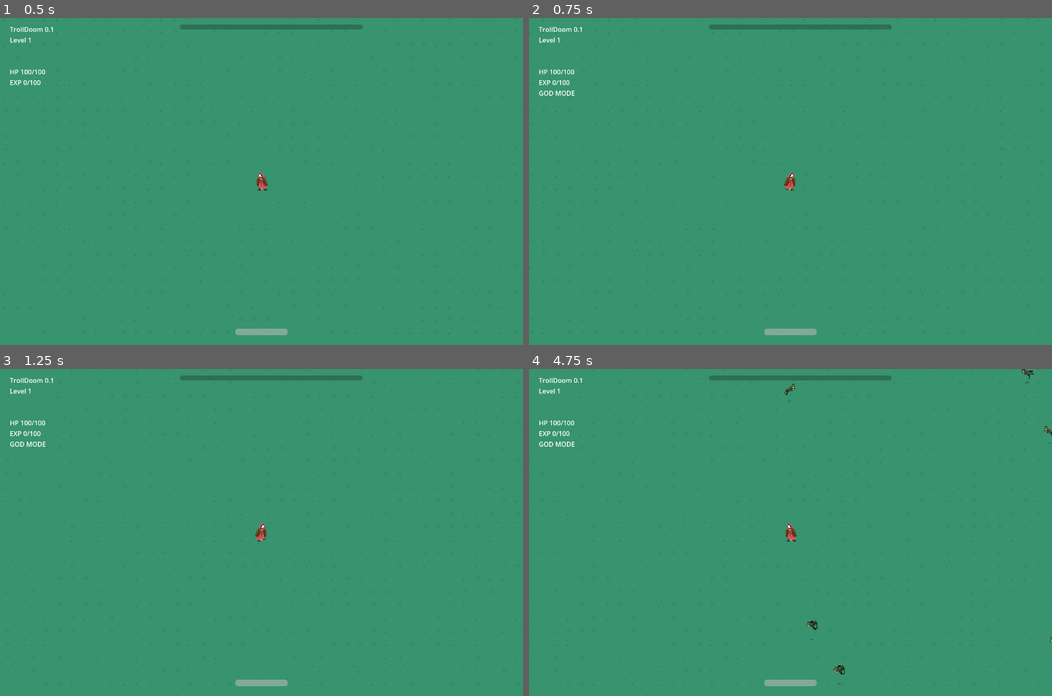
Above: before the commit, frames 1-4 (two rows, left to right).
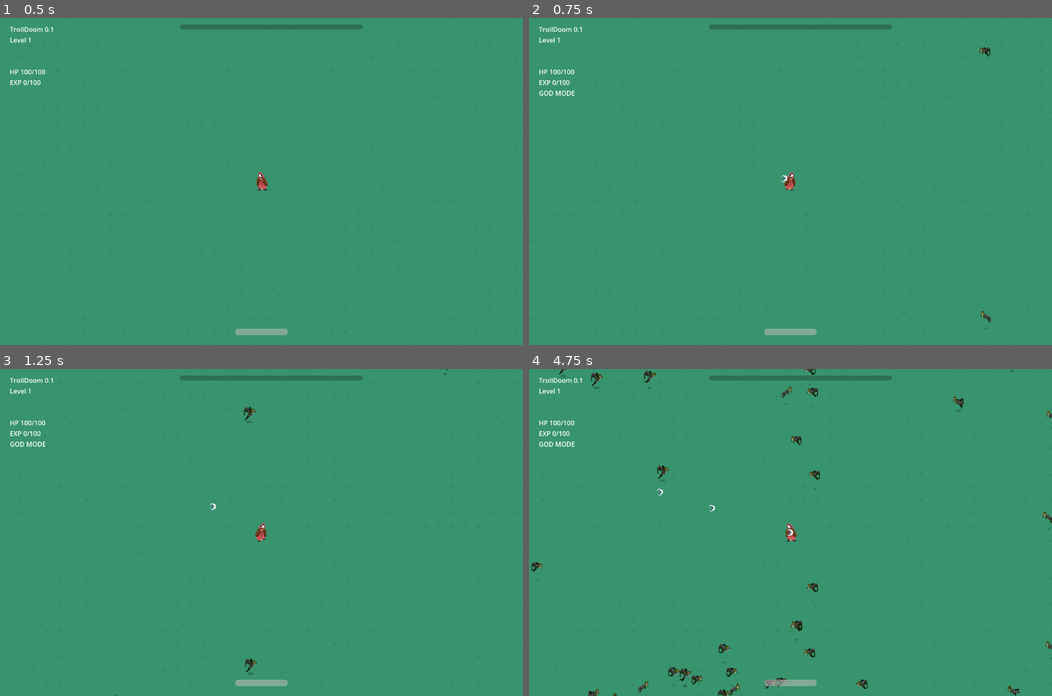
Above: after the commit, the same moments.

Repository: milestone-dev/ld55
Game: Godot game, scene res://scenes/main.tscn
The game is run twice, just before and just after one commit, with the same random seed, the same clock (stepped at 60 frames per second) and the same inputs.
Inputs (mouse positions are in pixels of both pictures, inside the frame that each line leads up to):
- Up to frame 1 (0.5 s): no input
- Up to frame 2 (0.75 s): tap Enter at 0.5 s; move the mouse to (905, 165) at 0.52 s; hold D (move_right) from 0.53 s (still down); tap M (dev_godmode) at 0.6 s; click (905, 165) at 0.67 s
- Up to frame 3 (1.25 s): keep holding D (move_right); tap Space at 0.77 s
- Up to frame 4 (4.75 s): release D (move_right) at 1.25 s; drag from (685, 548) to (790, 532) at 1.27 s; move the mouse to (842, 460) at 2.02 s; hold D (move_right) 2.03-2.75 s; tap M (dev_godmode) at 2.1, 3.6 s; click (842, 460) at 2.17 s; drag from (764, 597) to (633, 483) at 2.77 s; move the mouse to (947, 581) at 3.52 s; hold A (move_left) 3.53-4.25 s; click (947, 581) at 3.67 s; tap Space at 3.77 s; drag from (633, 483) to (790, 532) at 4.27 s

Frame 1 is identical in both runs. In frame 2, less than 0.1% of the frame differs, in the area x 48-89%, y 9-96%; in frame 3, 0.1%; in frame 4, 1.3%, in the area x 0-100%, y 0-100%.

Commit message:
Tweak projectile

Diff:
--- a/scenes/main.tscn
+++ b/scenes/main.tscn
@@ -115,6 +115,7 @@
 script = ExtResource("1_ppxc1")
 player = NodePath("Player")
 mob_scene = ExtResource("4_qe38e")
+max_mobs = 50
 
 [node name="TileMap" type="TileMap" parent="."]
 texture_filter = 1
@@ -123,7 +124,7 @@
 layer_0/tile_data = PackedInt32Array(-1245220, 327680, 0, -1179684, 131072, 0, -1114148, 131072, 0, -1048612, 262144, 0 …(245773 unchanged characters)…
 
 [node name="MobSpawnTimer" type="Timer" parent="."]
-wait_time = 0.5
+wait_time = 0.1
 autostart = true
 
 [node name="Player" parent="." instance=ExtResource("3_ft68t")]
--- a/scenes/player.tscn
+++ b/scenes/player.tscn
@@ -1,8 +1,9 @@
-[gd_scene load_steps=22 format=3 uid="uid://de8jmpdoukjsq"]
+[gd_scene load_steps=23 format=3 uid="uid://de8jmpdoukjsq"]
 
 [ext_resource type="Script" path="res://scripts/player.gd" id="1_bb4be"]
 [ext_resource type="PackedScene" uid="uid://blnvvm8f071dv" path="res://scenes/casting_ui.tscn" id="2_6xmc5"]
 [ext_resource type="Texture2D" uid="uid://dqris1g4qyf60" path="res://assets/sprites/HERO.png" id="2_56rh0"]
+[ext_resource type="PackedScene" uid="uid://dxxp6lhv44dw1" path="res://scenes/projectile.tscn" id="2_oojk5"]
 [ext_resource type="PackedScene" uid="uid://c50c2o4r2knhr" path="res://scenes/hud.tscn" id="4_n0tr4"]
 
 [sub_resource type="CircleShape2D" id="CircleShape2D_so115"]
@@ -181,6 +182,7 @@
 sprite = NodePath("BaseSprite")
 casting_ui = NodePath("CanvasLayer/CastingUI")
 hud = NodePath("CanvasLayer/HUD")
+projectile_scene = ExtResource("2_oojk5")
 animation_tree = NodePath("BaseSprite/AnimationTree")
 
 [node name="CollisionShape2D" type="CollisionShape2D" parent="."]
--- a/scenes/projectile.tscn
+++ b/scenes/projectile.tscn
@@ -1,15 +1,19 @@
-[gd_scene load_steps=3 format=3 uid="uid://dxxp6lhv44dw1"]
+[gd_scene load_steps=4 format=3 uid="uid://dxxp6lhv44dw1"]
 
 [ext_resource type="Texture2D" uid="uid://dqhl11ois83nq" path="res://assets/sprites/projectile_basic.png" id="1_vvbgl"]
 [ext_resource type="Script" path="res://scripts/projectile.gd" id="2_76x72"]
 
-[node name="Projectile" type="Sprite2D"]
+[sub_resource type="CircleShape2D" id="CircleShape2D_qil6e"]
+
+[node name="Projectile" type="Sprite2D" node_paths=PackedStringArray("area")]
 texture_filter = 1
 texture = ExtResource("1_vvbgl")
 script = ExtResource("2_76x72")
+area = NodePath("Area2D")
 
 [node name="Area2D" type="Area2D" parent="."]
 
 [node name="CollisionShape2D" type="CollisionShape2D" parent="Area2D"]
+shape = SubResource("CircleShape2D_qil6e")
 
 [connection signal="body_entered" from="Area2D" to="." method="_on_area_2d_body_entered"]
--- a/scripts/player.gd
+++ b/scripts/player.gd
@@ -1,22 +1,27 @@
 extends CharacterBody2D
 class_name Player
 
-@export var max_hp = 100;
-@export var max_speed = 30000;
+@export var max_hp : float = 100;
+@export var max_speed : float = 30000;
+@export var attack_cooldown_max : float= 0.15;
+
 @export var camera : Camera2D;
 @export var sprite : Sprite2D;
 @export var casting_ui : CastingUI;
 @export var hud : HUD;
+
+@export var projectile_scene : PackedScene;
 
 @export var animation_tree : AnimationTree;
 
 var available_spells: Array[Spell];
 
 var god_mode = false;
-var hp = 100;
-var exp = 0;
-var max_exp = 100;
-var level = 1;
+var hp : float = 100;
+var exp : int = 0;
+var max_exp : int = 100;
+var level : int = 1;
+var attack_cooldown : float = 0;
 
 var mouse_down = false;
 var summoning_mode = false;
@@ -27,6 +32,11 @@
 		available_spells.push_back(ResourceLoader.load("res://resources/spells/" + file_name));
 
 func _physics_process(delta):
+
+	if attack_cooldown > 0: attack_cooldown -= delta
+	if Input.is_mouse_button_pressed(MOUSE_BUTTON_LEFT) and attack_cooldown <= 0:
+		attack_cooldown = attack_cooldown_max
+		shoot_projectile();
 
 	hud.hp_bar.value = hp;
 	hud.hp_bar.max_value = max_hp;
@@ -52,6 +62,15 @@
 		animation_tree.set("parameters/Idle/blend_position", velocity.x);
 		animation_tree.set("parameters/Walk/blend_position", velocity.x);
 		move_and_slide()
+
+func shoot_projectile():
+	var proj = projectile_scene.instantiate() as Projectile
+	proj.player = self;
+	proj.position = position
+	proj.damage = 50
+	proj.velocity = (get_global_mouse_position() - global_position).normalized()
+	proj.look_at(velocity)
+	get_parent().add_child(proj)
 
 func _on_casting_ui_cast_complete(nodes: Array[Control]) -> void:
 	print(available_spells)
--- a/scripts/projectile.gd
+++ b/scripts/projectile.gd
@@ -5,12 +5,19 @@
 var damage : float
 var player : Player
 var velocity : Vector2
-var speed : float = 40;
+var speed : float = 400;
+var hits : int = 3;
+
+func _ready() -> void:
+	look_at(velocity)
 
 func _process(delta: float) -> void:
 	position += velocity * speed * delta
+	look_at(velocity)
 
 func _on_area_2d_body_entered(body: Node2D) -> void:
 	if not body is Mob or not player: return
 	var mob : Mob = body as Mob
 	player.add_experience(mob.take_damage(damage));
+	hits-=1
+	if hits <= 0: queue_free()
